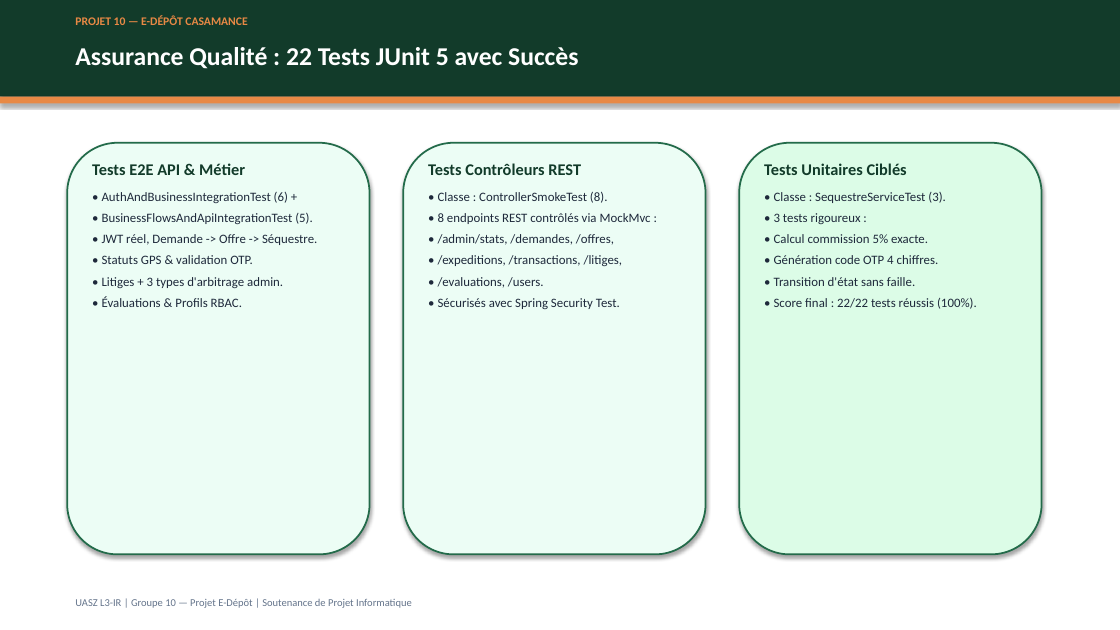
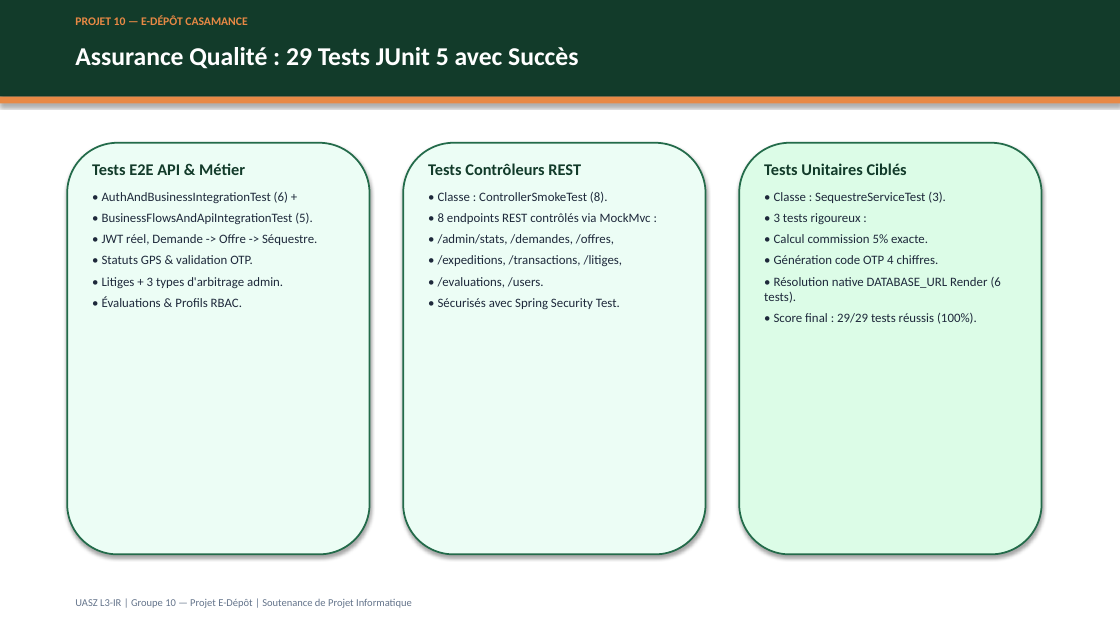
Before and after one commit to Collesyll0607/e-depot-plateforme, a slide deck: slide 11 of docs/P10_EDepot_Presentation.pptx. Drawn at 1120x630 pixels with LibreOffice and Linux fonts; fonts in the diff are those of the drawing. Boxes give left, top, right and bottom in pixels: in the first picture for what was removed or moved away, otherwise in the second. Text is boxed around its words. In the diff, an @@ line names an element or a change of style, - is before the commit and + after.

Commit message:
docs: sync README, PDF report (14p) and PPTX with live Render API and 93.94% JaCoCo

```diff
--- a/docs/P10_EDepot_Presentation.pptx
+++ b/docs/P10_EDepot_Presentation.pptx
@@ text at bbox=[75, 47, 578, 69]: text changed @@
-Assurance Qualité : 22 Tests JUnit 5 avec Succès
+Assurance Qualité : 29 Tests JUnit 5 avec Succès
@@ text at bbox=[764, 277, 1001, 324]: text changed @@
-• Transition d'état sans faille.
-• Score final : 22/22 tests réussis (100%).
+• Résolution native DATABASE_URL Render (6 tests).
+• Score final : 29/29 tests réussis (100%).
```
Also in this commit, not shown: 3 other slides changed, 3 other files.
